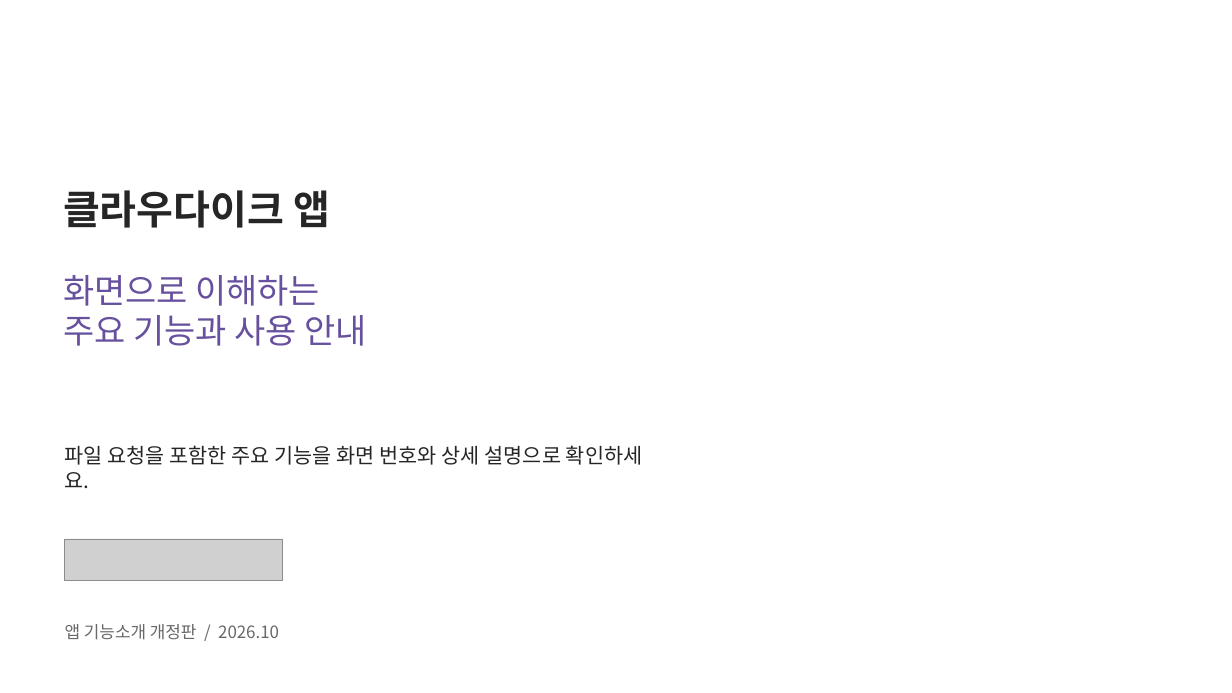
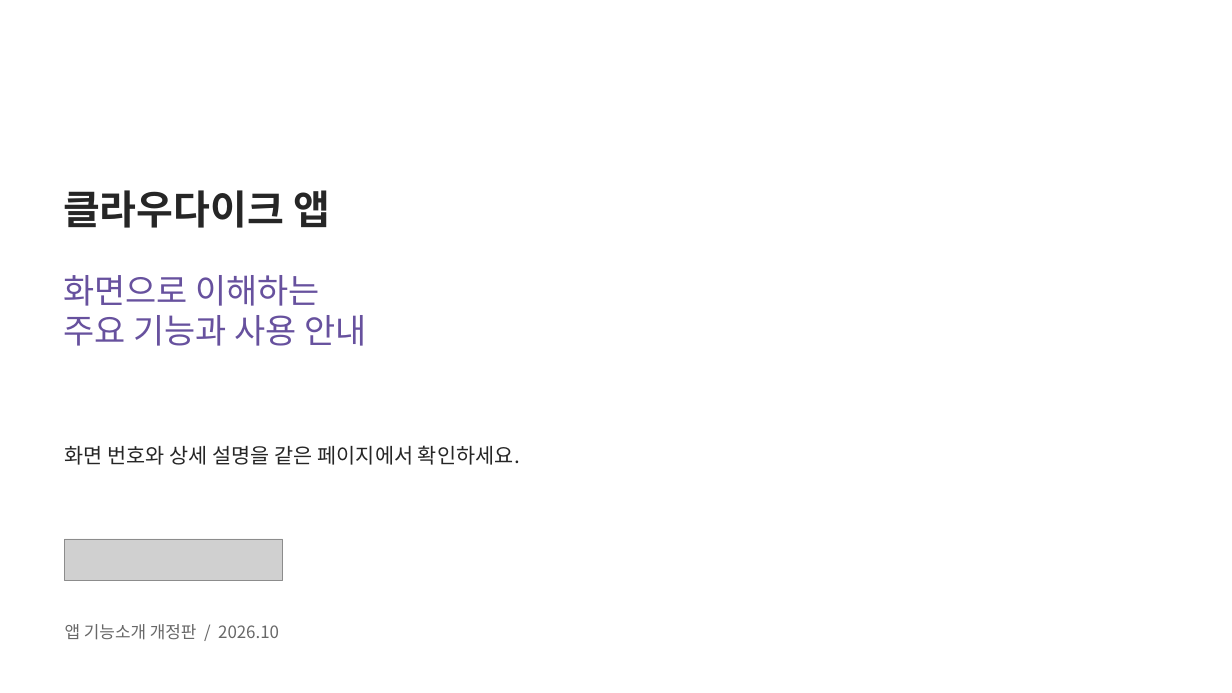
Before and after one commit to acmexii/cloudikehome, a slide deck: slide 1 of docs/cloudike-app-features.pptx. Drawn at 1232x693 pixels with LibreOffice and Linux fonts; fonts in the diff are those of the drawing; grey boxes stand for pictures; background and template pictures are left out. Boxes give left, top, right and bottom in pixels: in the first picture for what was removed or moved away, otherwise in the second. Text is boxed around its words. In the diff, an @@ line names an element or a change of style, - is before the commit and + after.

```diff
--- a/docs/cloudike-app-features.pptx
+++ b/docs/cloudike-app-features.pptx
@@ text at (65, 445, 520, 465): text changed @@
-파일 요청을 포함한 주요 기능을 화면 번호와 상세 설명으로 확인하세요.
+화면 번호와 상세 설명을 같은 페이지에서 확인하세요.
```
Also in this commit, not shown: 8 other slides changed, 2 slides removed, 17 other files.
